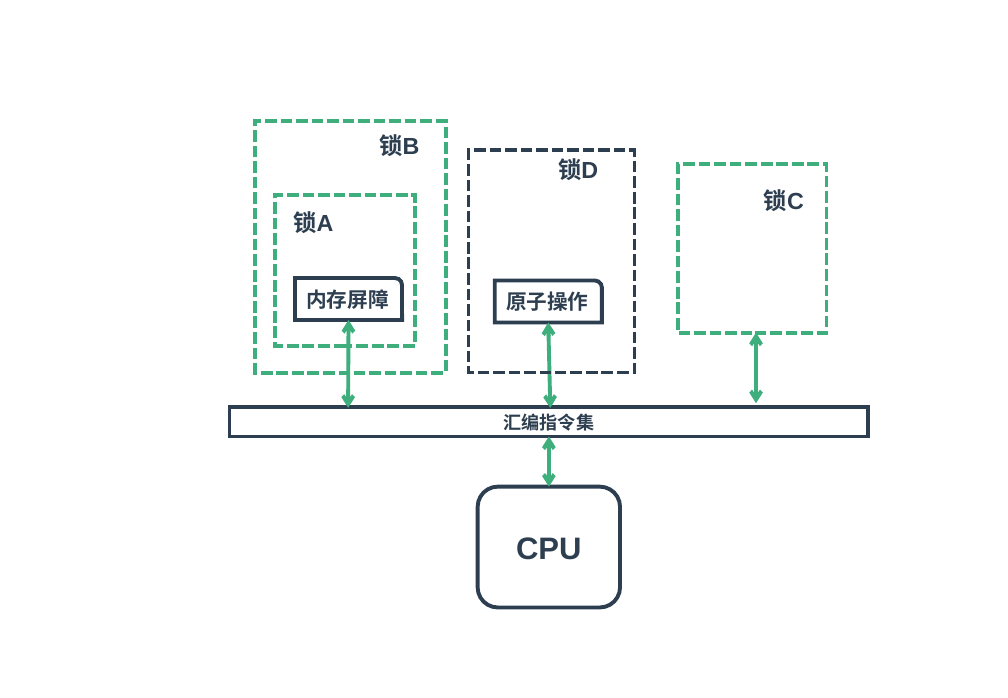
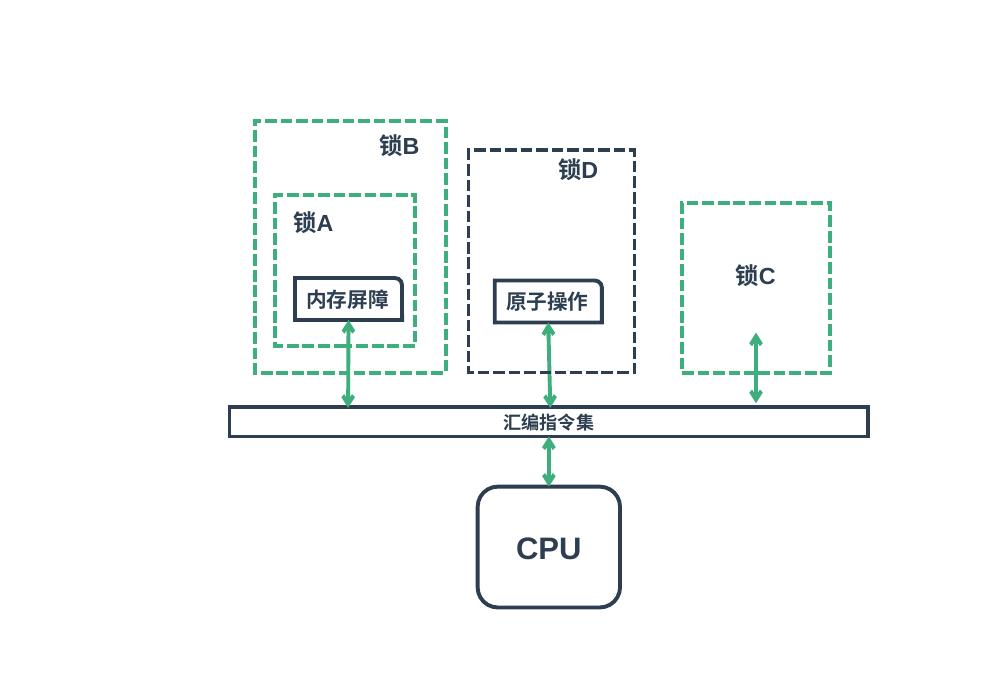
Before and after one commit to zaiqiang-dong/zaiqiang, a slide deck: slide 2 of picture/ppt/cands/cands.pptx. Drawn at 1008x698 pixels with LibreOffice and Linux fonts; fonts in the diff are those of the drawing. Boxes give left, top, right and bottom in pixels: in the first picture for what was removed or moved away, otherwise in the second. Text is boxed around its words. In the diff, an @@ line names an element or a change of style, - is before the commit and + after.

```diff
--- a/picture/ppt/cands/cands.pptx
+++ b/picture/ppt/cands/cands.pptx
@@ rectangle: place and size @@
-rectangle at [679, 164, 827, 333]
+rectangle at [682, 204, 831, 373]
@@ text "锁C": place and size @@
-text "锁C" at [764, 189, 804, 211]
+text "锁C" at [736, 264, 776, 286]
```
Also in this commit, not shown: 1 other slide changed, 9 slides added, 23 other files.
